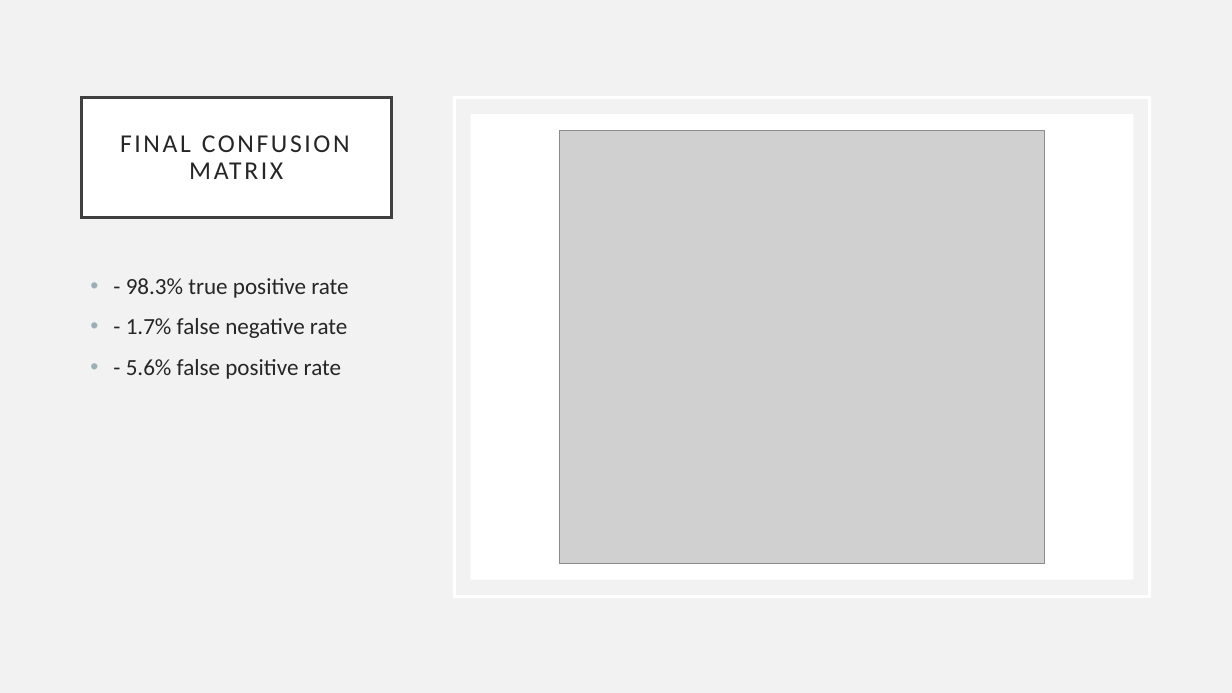
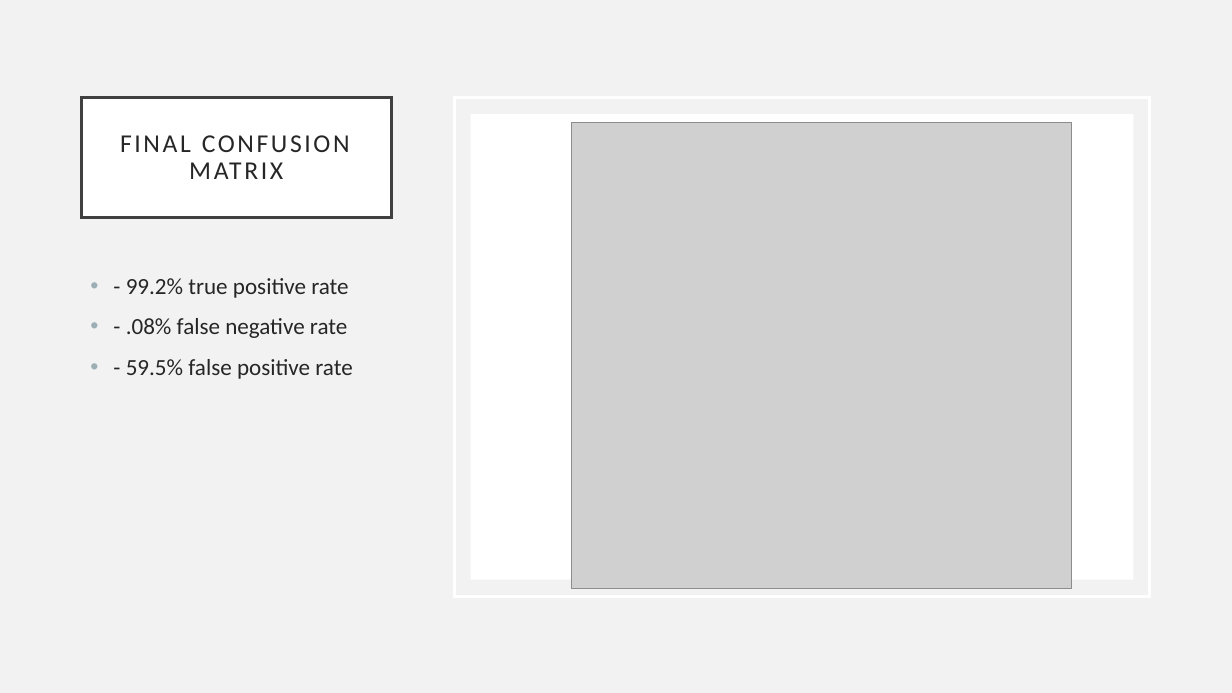
Before and after one commit to deannagould/phase4_imageclassification, a slide deck: slide 5 of Presentation.pptx. Drawn at 1232x693 pixels with LibreOffice and Linux fonts; fonts in the diff are those of the drawing; grey boxes stand for pictures. Boxes give left, top, right and bottom in pixels: in the first picture for what was removed or moved away, otherwise in the second. Text is boxed around its words. In the diff, an @@ line names an element or a change of style, - is before the commit and + after.

```diff
--- a/Presentation.pptx
+++ b/Presentation.pptx
@@ picture: place and size @@
-picture at <box>560,130,1044,563</box>
+picture at <box>571,122,1071,588</box>
@@ text at <box>126,278,352,379</box>: text changed @@
-• - 98.3% true positive rate
-• - 1.7% false negative rate
-• - 5.6% false positive rate
+• - 99.2% true positive rate
+• - .08% false negative rate
+• - 59.5% false positive rate
```
Also in this commit, not shown: 2 other slides changed, 9 other files.
